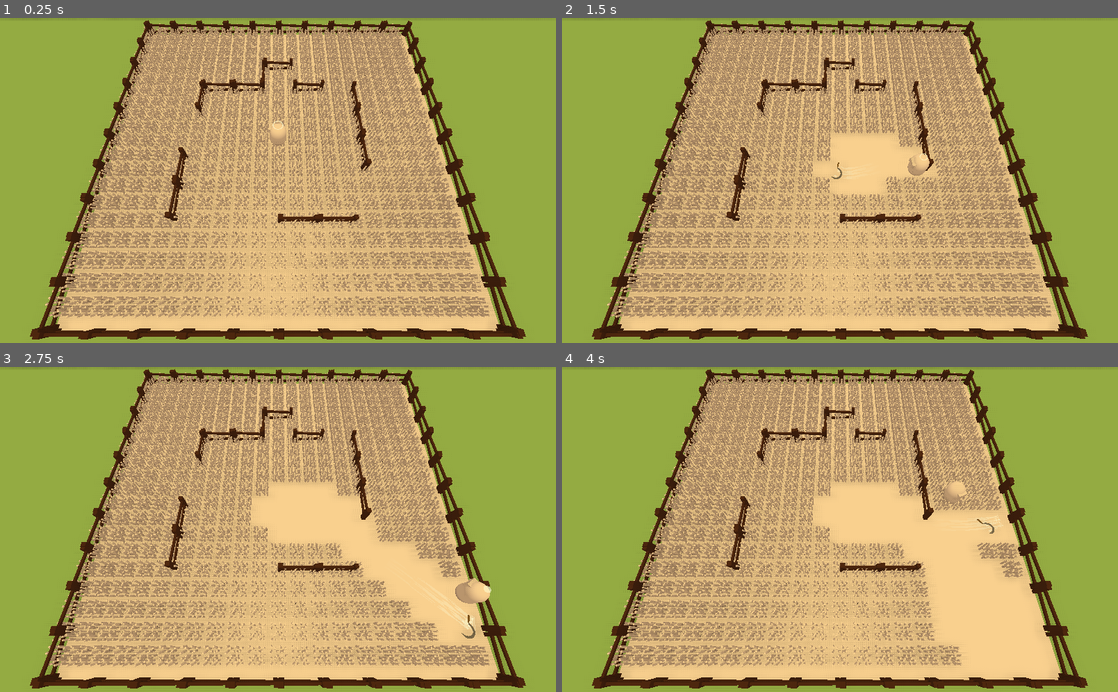
Above: before the commit, frames 1-4 (two rows, left to right).
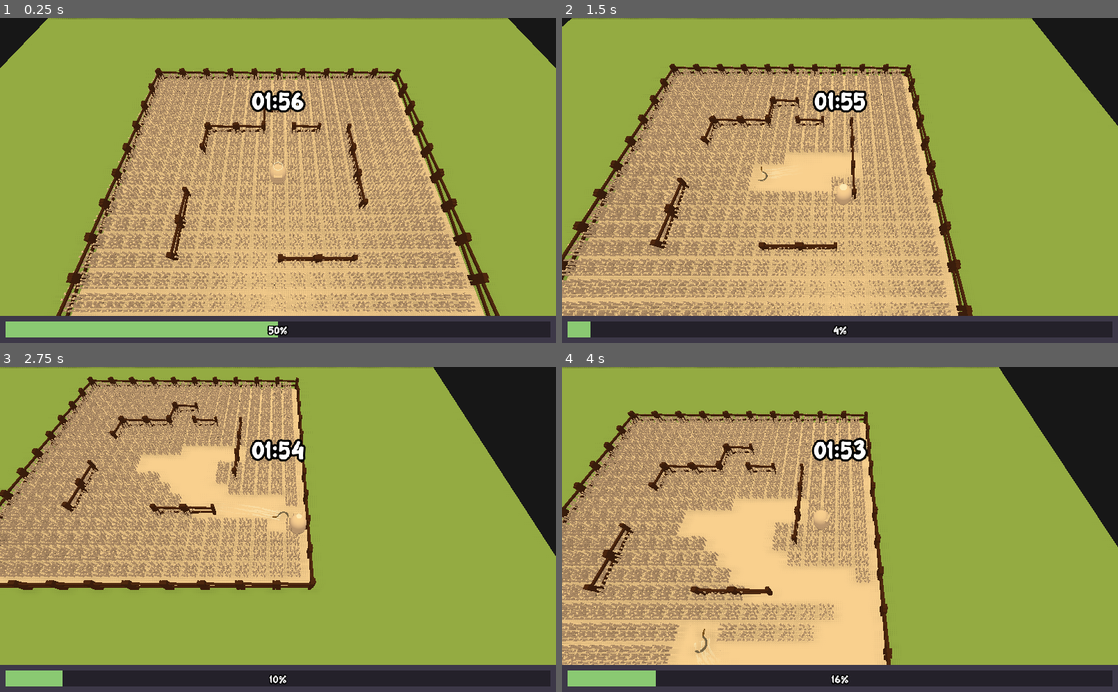
Above: after the commit, the same moments.

Repository: BoringStudio/ldjam52
Game: Godot game, scene res://game.tscn
Same seed, same stepped clock (60 frames per second), same inputs: the game is played once before the commit and once after it. Sound files missing from this copy of the repository are replaced by a short silence.
Inputs (mouse positions are in pixels of both pictures, inside the frame that each line leads up to):
- Up to frame 1 (0.25 s): no input
- Up to frame 2 (1.5 s): tap Enter at 0.5 s; move the mouse to (962, 164) at 0.52 s; press the mouse at (962, 164) at 0.53 s; hold Right (move_right) 0.53-1.28 s; move the mouse to (728, 196) at 1.27 s; release the mouse at (728, 196) at 1.28 s; hold S (move_back) from 1.28 s (still down); tap Space (dash) at 1.35 s
- Up to frame 3 (2.75 s): click (166, 545) at 1.55 s; move the mouse to (333, 458) at 2.02 s; release S (move_back) at 2.03 s; press the mouse at (333, 458) at 2.03 s; hold Right (move_right) from 2.03 s (still down); tap Shift (shift) at 2.1 s
- Up to frame 4 (4 s): move the mouse to (812, 594) at 2.77 s; release Right (move_right) at 2.78 s; release the mouse at (812, 594) at 2.78 s; hold W (move_forward) 2.78-3.53 s; click (812, 594) at 2.85 s; move the mouse to (1006, 578) at 3.52 s; press the mouse at (1006, 578) at 3.53 s; hold Left (move_left) from 3.53 s (still down)

The runs differ from the first frame. In frame 1, 48% of the frame differs, in the area x 0-100%, y 0-100%; in frame 2, 59%; in frame 3, 73%; in frame 4, 70%.

Commit message:
wip: Add ui

Diff:
--- a/game.gd
+++ b/game.gd
@@ -7,15 +7,21 @@
 export(float) var cell_size = 1.0
 export(int) var bpm = 103
 export(float) var max_bit_offset = 0.1
+export(float) var score_per_wheat = 10.0
+export(float) var timeout = 120.0
 
 var song_position: float = 0 setget , _get_song_position
 onready var beat_period: float = 60.0 / bpm
 
 var _start_timestamp: int = 0
 var _start_delay: float = 0
+var _score: float = 0
+var _min_score: float = width * height * score_per_wheat
 
 onready var _field = $Field
 onready var _music = $AudioStreamPlayer
+onready var _progress_bar = $GUI/ProgressBarRoot/ProgressBar
+onready var _time_label = $GUI/CenterContainer/Timer
 
 func _ready():
 	var top_left = Vector3(-width * cell_size / 2.0, 0, -height * cell_size / 2.0)
@@ -40,6 +46,25 @@
 	return _compute_song_offset(shift, period_div) < margin
 
 
+func add_wheat_score():
+	_add_score(score_per_wheat)
+
+
+func _add_score(score_to_add: int):
+	_score += score_to_add
+	_progress_bar.value = 100.0 * _score / _min_score
+
+
+func _physics_process(_delta):
+	var offset = _get_song_position()
+	var diff = timeout - offset
+	if diff < 0:
+		_time_label.text = "game over"
+	else:
+		var seconds = int(diff)
+		_time_label.text = "%02d:%02d" % [(seconds / 60), (seconds % 60)]
+
+
 func _compute_song_offset(shift: float, period_div: float) -> float:
 	var adjusted_period = beat_period / period_div
 	var time = (Time.get_ticks_usec() - _start_timestamp) / 1000000.0
--- a/game.tscn
+++ b/game.tscn
@@ -1,10 +1,12 @@
-[gd_scene load_steps=11 format=2]
+[gd_scene load_steps=18 format=2]
 
 [ext_resource path="res://game.gd" type="Script" id=1]
 [ext_resource path="res://prefabs/player/player.tscn" type="PackedScene" id=2]
 [ext_resource path="res://prefabs/wheat/wheat.tscn" type="PackedScene" id=3]
 [ext_resource path="res://prefabs/fence/fence.tscn" type="PackedScene" id=4]
 [ext_resource path="res://audio/103bpm_music.mp3" type="AudioStream" id=5]
+[ext_resource path="res://fonts/Purple Smile.ttf" type="DynamicFontData" id=6]
+[ext_resource path="res://prefabs/camera/camera.tscn" type="PackedScene" id=7]
 
 [sub_resource type="PhysicsMaterial" id=1]
 
@@ -20,6 +22,28 @@
 [sub_resource type="PlaneMesh" id=4]
 material = SubResource( 5 )
 size = Vector2( 100, 100 )
+
+[sub_resource type="StyleBoxFlat" id=9]
+bg_color = Color( 0.243137, 0.223529, 0.286275, 1 )
+
+[sub_resource type="DynamicFont" id=10]
+size = 20
+outline_size = 2
+outline_color = Color( 0, 0, 0, 1 )
+font_data = ExtResource( 6 )
+
+[sub_resource type="StyleBoxFlat" id=7]
+bg_color = Color( 0.545098, 0.792157, 0.45098, 1 )
+
+[sub_resource type="StyleBoxFlat" id=8]
+bg_color = Color( 0.145098, 0.133333, 0.168627, 1 )
+border_color = Color( 0.243137, 0.223529, 0.286275, 1 )
+
+[sub_resource type="DynamicFont" id=6]
+size = 45
+outline_size = 4
+outline_color = Color( 0, 0, 0, 1 )
+font_data = ExtResource( 6 )
 
 [node name="Root" type="Spatial"]
 script = ExtResource( 1 )
@@ -39,16 +63,18 @@
 [node name="MeshInstance" type="MeshInstance" parent="Floor/StaticBody"]
 mesh = SubResource( 3 )
 
-[node name="Camera" type="Camera" parent="."]
-transform = Transform( 1, 0, 0, 0, 0.399902, 0.916558, 0, -0.916558, 0.399902, 0, 24.4896, 15.9259 )
-
 [node name="Sun" type="DirectionalLight" parent="."]
 transform = Transform( 0.841963, 0.454746, 0.290353, 0, -0.538153, 0.842847, 0.539535, -0.709646, -0.453105, 10.221, 14.3942, -34.6073 )
 visible = false
 shadow_enabled = true
 
 [node name="Player" parent="." instance=ExtResource( 2 )]
-camera = NodePath("../Camera")
+
+[node name="Camera" parent="." instance=ExtResource( 7 )]
+translate_speed = 0.5
+target = NodePath("../Player")
+camera_distance = 30.0
+angle = 30.0
 
 [node name="Field" type="Spatial" parent="."]
 
@@ -229,3 +255,38 @@
 [node name="AudioStreamPlayer" type="AudioStreamPlayer" parent="."]
 stream = ExtResource( 5 )
 volume_db = -32.547
+
+[node name="GUI" type="Control" parent="."]
+anchor_right = 1.0
+anchor_bottom = 1.0
+
+[node name="ProgressBarRoot" type="Panel" parent="GUI"]
+anchor_top = 1.0
+anchor_right = 1.0
+anchor_bottom = 1.0
+margin_top = -50.0
+custom_styles/panel = SubResource( 9 )
+
+[node name="ProgressBar" type="ProgressBar" parent="GUI/ProgressBarRoot"]
+anchor_right = 1.0
+anchor_bottom = 1.0
+margin_left = 10.0
+margin_top = 10.0
+margin_right = -10.0
+margin_bottom = -10.0
+custom_fonts/font = SubResource( 10 )
+custom_styles/fg = SubResource( 7 )
+custom_styles/bg = SubResource( 8 )
+value = 50.0
+
+[node name="CenterContainer" type="CenterContainer" parent="GUI"]
+anchor_right = 1.0
+anchor_bottom = 0.5
+
+[node name="Timer" type="Label" parent="GUI/CenterContainer"]
+margin_left = 487.0
+margin_top = 117.0
+margin_right = 536.0
+margin_bottom = 182.0
+custom_fonts/font = SubResource( 6 )
+text = "60"
--- a/prefabs/beat_indicator/beat_indicator.gd
+++ b/prefabs/beat_indicator/beat_indicator.gd
@@ -43,7 +43,7 @@
 		var ring = _rings[(elapsed_beats + i) % self.ring_count]
 		var radius = min_radius + i * self._radius_step + (remaining * remaining) * self._radius_step
 		var thickness = 0.1 / radius
-		if i == 0 and _game.is_in_rhythm():
+		if i == 0 and _game.is_in_rhythm(0.0, 1.0, 0.2):
 			thickness = 1.0
 
 		_set_ring_props(ring, radius, thickness, (float(self.ring_count) - float(i) - remaining) / float(self.ring_count))
--- /dev/null
+++ b/prefabs/camera/camera.gd
@@ -0,0 +1,46 @@
+extends Camera
+
+export(float, 0, 1, 0.001) var translate_speed := 0.95
+
+export(NodePath) var target: NodePath
+
+export(float) var camera_distance = 20.0
+export(float) var angle = 70.0
+
+var _view_direction: Vector3
+var _target_origin: Vector3
+
+onready var _target: Spatial = get_node(target)
+
+func _ready():
+	_update_view_direction()
+	_target_origin = _target.global_transform.origin
+	self.global_transform.origin = _target_origin + _view_direction
+	self.transform = self.transform.looking_at(_target_origin, Vector3.UP)
+
+
+func _process(delta: float) -> void:
+	var translate_factor := translate_speed * delta * 10
+	var target_xform := _target.global_transform
+
+	var local_transform_only_origin := Transform(Basis(), _target_origin)
+	local_transform_only_origin = local_transform_only_origin.interpolate_with(target_xform, translate_factor)
+	_target_origin = local_transform_only_origin.origin
+	set_global_transform(Transform(self.global_transform.basis, _target_origin + _view_direction))
+
+
+func _update_view_direction():
+	_view_direction = Vector3.UP.rotated(Vector3.RIGHT, deg2rad(angle)).normalized() * camera_distance
+
+
+# func _ready():
+# 	pass
+
+
+# func _physics_process(delta):
+# 	var direction = Quat(Vector3.RIGHT, -deg2rad(angle)).xform(Vector3.BACK).normalized()
+# 	var target_pos = lerp(_last_target_pos, _target.transform.origin, delta * 10)
+# 	_last_target_pos = target_pos
+
+# 	self.transform.origin = target_pos + direction * camera_distance
+# 	self.transform = self.transform.looking_at(target_pos, Vector3.UP)
--- /dev/null
+++ b/prefabs/camera/camera.tscn
@@ -0,0 +1,7 @@
+[gd_scene load_steps=2 format=2]
+
+[ext_resource path="res://prefabs/camera/camera.gd" type="Script" id=1]
+
+[node name="Camera" type="Camera"]
+script = ExtResource( 1 )
+camera_distance = 20.0
--- a/prefabs/fence/fence.gd
+++ b/prefabs/fence/fence.gd
@@ -2,8 +2,12 @@
 
 const ObstacleType = preload("../../shared/obstacle_type.gd").ObstacleType
 
-func _init().(ObstacleType.Wood):
+func _init().(_select_type()):
 	pass
 
 func _ready():
 	pass
+
+
+static func _select_type() -> int:
+	return ObstacleType.Wood if randi() % 2 == 0 else ObstacleType.Metal
--- a/prefabs/player/player.gd
+++ b/prefabs/player/player.gd
@@ -21,7 +21,7 @@
 export(float) var ricochet_velocity: float = 15.0
 export(float) var max_sickle_impulse: float = 40.0
 export(float) var margin: float = 0.15
-export(NodePath) var camera: NodePath
+export(float) var rhythm_margin: float = 0.2
 export(PackedScene) var sickle: PackedScene
 
 var _view_target: Vector3
@@ -35,9 +35,10 @@
 var _time_since_prepare: float = 0.0
 var _time_since_overlap: float = 0.0
 
-onready var _camera: Camera = get_node(camera)
+onready var _camera: Camera = get_viewport().get_camera()
 onready var _socket: Spatial = $Socket
 onready var _audio: AudioStreamPlayer3D = $AudioStreamPlayer3D
+onready var _blood_particles: Particles = $Blood
 
 onready var _sound_throw: AudioStream = preload("../../audio/throw.mp3")
 onready var _sound_dash: AudioStream = preload("../../audio/dash.mp3")
@@ -78,27 +79,29 @@
 		if _throw_state != ThrowState.None:
 			return
 
+		_play_sound(_sound_throw)
 		_throw_sickle(_time_since_overlap < margin)
 
 
-func _process(_delta):
-	self.transform = self.transform.looking_at(_view_target, Vector3.UP)
-
-
-func _physics_process(delta):
+func _process(delta):
+	var forward = -_get_view_direction();
+	var right = Vector3.UP.cross(forward)
+	self.transform.basis.x = right
+	self.transform.basis.z = forward
+
 	if _overlap_state == OverlapState.Waiting and _throw_state == ThrowState.None:
 		_time_since_overlap += delta
 		if _time_since_overlap > margin:
 			_overlap_state = OverlapState.Hit
 			if _sickle_has_critical_velocity():
-				_play_sound(_sound_damange)
+				_take_damage()
 	elif _overlap_state == OverlapState.None and _throw_state == ThrowState.Preparing and _time_since_prepare < margin:
 		_time_since_prepare += delta
 
 	if is_instance_valid(_sickle) and _overlap_state == OverlapState.None and _throw_state == ThrowState.None:
 		var sickle_to_player = self.global_transform.origin - _sickle.global_transform.origin
 		sickle_to_player.y = 0.0
-		_sickle.add_central_force(sickle_to_player.normalized() * 50)
+		_sickle.add_central_force(sickle_to_player.normalized() * (50 if _sickle.should_retract() else 30))
 
 	if _remaining_dash > 0.001:
 		var _vel = self.move_and_slide(_prev_direction * dash_speed)
@@ -165,7 +168,7 @@
 				if _time_since_prepare < margin:
 					_throw_sickle(true)
 				else:
-					_play_sound(_sound_damange)
+					_take_damage()
 					_throw_sickle(false)
 
 
@@ -204,14 +207,16 @@
 	var impulse = max_sickle_impulse;
 
 	if _sickle_has_critical_velocity():
-		_sickle.linear_velocity = _sickle.linear_velocity.bounce(impulse_direction)
+		#_sickle.linear_velocity = _sickle.linear_velocity.bounce(impulse_direction)
+		_sickle.linear_velocity = impulse_direction * max(_sickle.linear_velocity.length(), max_sickle_impulse)
 		_play_sound(_sound_bounce)
-		if _game.is_in_rhythm():
-			_play_sound(_sound_rhythm_bounce)
 	else:
 		_sickle.linear_velocity = Vector3.ZERO
 		_sickle.apply_impulse(Vector3.ZERO, impulse_direction * impulse)
 
+	if _game.is_in_rhythm(0.0, 1.0, rhythm_margin):
+		_play_sound(_sound_rhythm_bounce)
+
 	_sickle.reset_bounces(1)
 
 	_throw_state = ThrowState.Thrown
@@ -219,5 +224,14 @@
 	_time_since_overlap = 0.0
 
 
+func _take_damage():
+	_play_sound(_sound_damange)
+	var particles = _blood_particles.duplicate(DUPLICATE_USE_INSTANCING)
+	self.add_child(particles)
+	particles.emitting = true
+	yield(get_tree().create_timer(0.2), "timeout")
+	particles.queue_free()
+
+
 func _sickle_has_critical_velocity() -> bool:
 	return is_instance_valid(_sickle) and _sickle.linear_velocity.length_squared() > ricochet_velocity * ricochet_velocity
--- a/prefabs/player/player.tscn
+++ b/prefabs/player/player.tscn
@@ -13,6 +13,25 @@
 [sub_resource type="CylinderShape" id=5]
 height = 4.168
 radius = 2.355
+
+[sub_resource type="SpatialMaterial" id=6]
+params_diffuse_mode = 4
+params_specular_mode = 4
+params_billboard_mode = 3
+particles_anim_h_frames = 1
+particles_anim_v_frames = 1
+particles_anim_loop = false
+albedo_color = Color( 1, 0, 0, 1 )
+
+[sub_resource type="ParticlesMaterial" id=9]
+emission_shape = 1
+emission_sphere_radius = 1.0
+direction = Vector3( 0, 1, 0 )
+gravity = Vector3( 0, -20, 0 )
+initial_velocity = 3.0
+scale = 0.1
+
+[sub_resource type="QuadMesh" id=8]
 
 [node name="Player" type="KinematicBody"]
 script = ExtResource( 1 )
@@ -50,5 +69,18 @@
 
 [node name="BeatIndicator" parent="Hat" instance=ExtResource( 3 )]
 
+[node name="Blood" type="Particles" parent="."]
+transform = Transform( 1, 0, 0, 0, 1, 0, 0, 0, 1, 0, 2.02353, 0 )
+material_override = SubResource( 6 )
+cast_shadow = 0
+emitting = false
+amount = 16
+one_shot = true
+explosiveness = 1.0
+randomness = 0.31
+visibility_aabb = AABB( -1.84938, -0.97812, -1.8182, 3.69875, 3.18378, 3.6364 )
+process_material = SubResource( 9 )
+draw_pass_1 = SubResource( 8 )
+
 [connection signal="body_entered" from="Area" to="." method="_on_sickle_entered"]
 [connection signal="body_exited" from="Area" to="." method="_on_sickle_exited"]
--- a/prefabs/wheat/wheat.gd
+++ b/prefabs/wheat/wheat.gd
@@ -6,6 +6,8 @@
 
 onready var _meshes = $Meshes
 onready var _audio = $AudioStreamPlayer3D
+onready var _particles = $Particles
+onready var _game: Game = get_tree().get_current_scene()
 
 func _ready():
 	_audio.connect("finished", self, "_on_sound_finished")
@@ -17,8 +19,10 @@
 
 	if body is RigidBody:
 		_collided = true
+		_game.add_wheat_score()
 		_audio.play()
 		_meshes.visible = false
+		_particles.emitting = true
 
 
 func _on_sound_finished():
--- a/prefabs/wheat/wheat.tscn
+++ b/prefabs/wheat/wheat.tscn
@@ -6,6 +6,24 @@
 [sub_resource type="BoxShape" id=1]
 
 [sub_resource type="CubeMesh" id=2]
+
+[sub_resource type="SpatialMaterial" id=3]
+params_diffuse_mode = 4
+params_specular_mode = 4
+params_billboard_mode = 3
+particles_anim_h_frames = 1
+particles_anim_v_frames = 1
+particles_anim_loop = false
+
+[sub_resource type="ParticlesMaterial" id=4]
+emission_shape = 1
+emission_sphere_radius = 1.0
+direction = Vector3( 0, 1, 0 )
+initial_velocity = 2.0
+scale = 0.1
+color = Color( 0.996078, 1, 0.458824, 1 )
+
+[sub_resource type="QuadMesh" id=5]
 
 [node name="Wheat" type="Area"]
 collision_layer = 5
@@ -130,4 +148,15 @@
 max_distance = 200.0
 attenuation_filter_db = -0.1
 
+[node name="Particles" type="Particles" parent="."]
+transform = Transform( 1, 0, 0, 0, 1, 0, 0, 0, 1, 0, 1.23565, 0 )
+material_override = SubResource( 3 )
+cast_shadow = 0
+emitting = false
+one_shot = true
+explosiveness = 1.0
+visibility_aabb = AABB( -1, -1.17188, -1, 2, 2.34376, 2 )
+process_material = SubResource( 4 )
+draw_pass_1 = SubResource( 5 )
+
 [connection signal="body_entered" from="." to="." method="_on_body_entered"]
Binary file added: fonts/Purple Smile.ttf
Not shown: 1 places in prefabs/player/player.tscn that only renumber resources
Not shown: 1 places in prefabs/wheat/wheat.tscn that only renumber resources
